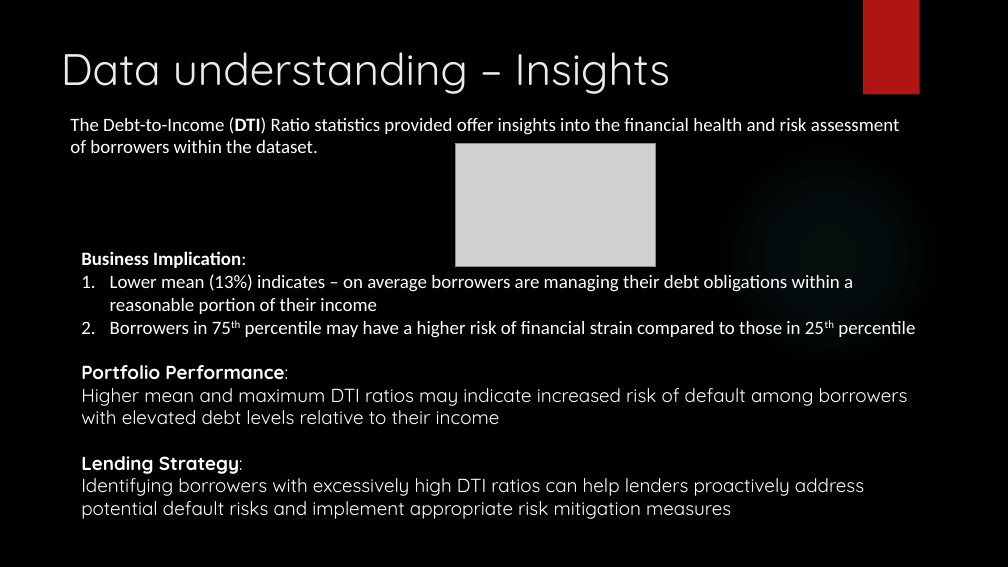
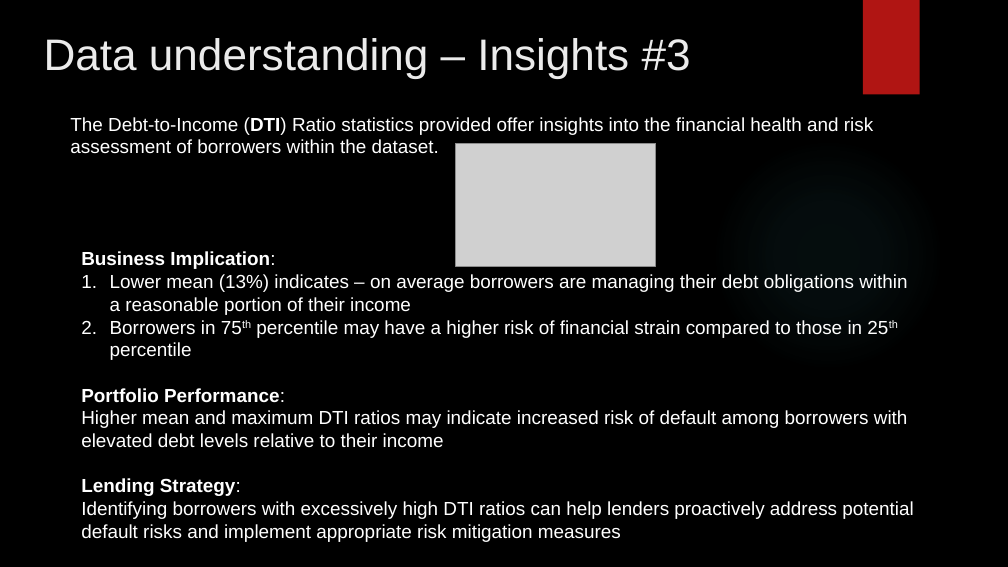
Before and after one commit to phanirajcm/LendingClubCaseStudy, a slide deck: slide 7 of Lending Club Case Study.pptx (slide 6 before the commit). Drawn at 1008x567 pixels with LibreOffice and Linux fonts; fonts in the diff are those of the drawing; grey boxes stand for pictures; background and template pictures are left out. Boxes give left, top, right and bottom in pixels: in the first picture for what was removed or moved away, otherwise in the second. Text is boxed around its words. In the diff, an @@ line names an element or a change of style, - is before the commit and + after.

```diff
--- a/Lending Club Case Study.pptx
+++ b/Lending Club Case Study.pptx
@@ title at box(44, 38, 691, 79): text changed; font Quicksand to Arial @@
-Data understanding – Insights
+Data understanding – Insights #3
@@ text "The Debt-to-Income (DTI) Ratio statistics ..." at box(70, 117, 873, 154): font Calibri to Arial @@
@@ text "Business Implication:" at box(81, 251, 913, 542): font Calibri to Arial in "Business Implication:", "Lower mean (13%) indicates – on average ...", "Borrowers in 75th percentile may have a ..."; font Quicksand to Arial in "Portfolio Performance:", "Higher mean and maximum DTI ratios may ...", "Lending Strategy:", "Identifying borrowers with excessively high DTI ratios ..." @@
```
Also in this commit, not shown: 12 other slides changed, 7 slides added, 1 slide removed.
